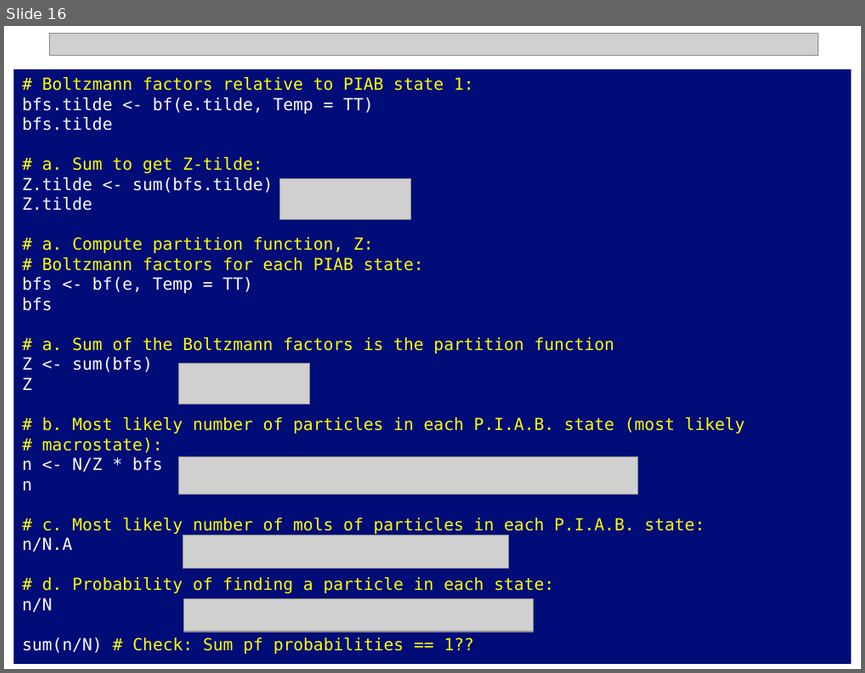
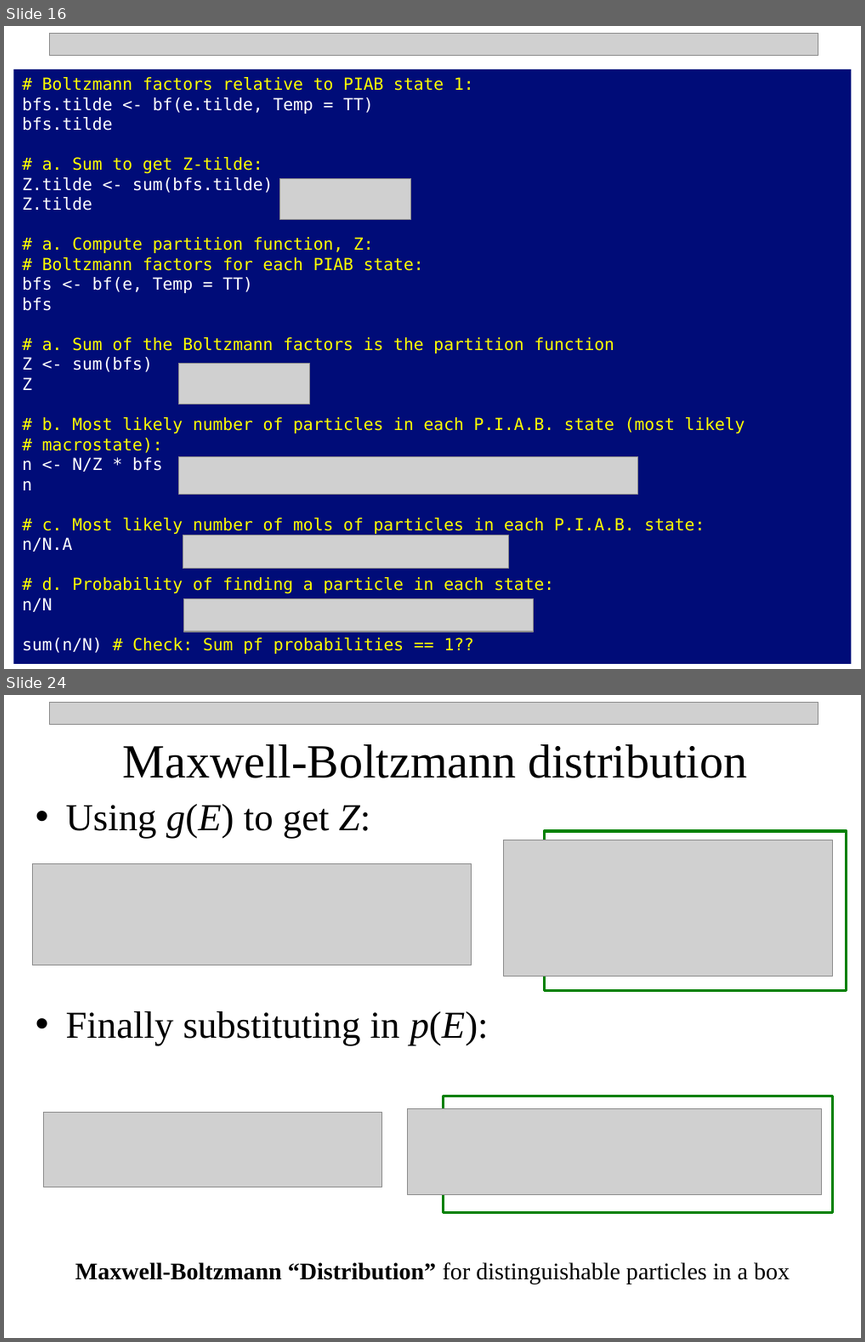
Before and after one commit to npetraco/CHE302, a slide deck: Notes/6_boltzmann.pptx. Shown one above the other, each under a label of ours: slide 16 before the commit, slides 16 and 24 after it; the slides between them are not shown. The pictures are 865x673 and 865x1342 pixels, drawn with LibreOffice and Linux fonts; fonts in the diff are those of the drawing; grey boxes stand for pictures. Boxes give left, top, right and bottom in pixels: in the first picture for what was removed or moved away, otherwise in the second. Text is boxed around its words. In the diff, an @@ line names an element or a change of style, - is before the commit and + after.

```diff
--- a/Notes/6_boltzmann.pptx
+++ b/Notes/6_boltzmann.pptx
@@ slide 24 added at box(4, 695, 861, 1338), background #FFFFFF @@
@@ picture added at box(49, 702, 818, 724) @@
@@ text added at box(123, 744, 747, 778), 40 pt, text #000000 @@
+Maxwell-Boltzmann distribution
@@ text added at box(66, 804, 370, 839), 32 pt, text #000000 @@
+• Using g(E) to get Z:
@@ picture added at box(504, 839, 833, 976) @@
@@ rectangle added at box(544, 831, 846, 991), outline #008000 2.25 pt @@
@@ picture added at box(32, 864, 471, 965) @@
@@ text added at box(66, 1011, 488, 1046), 32 pt, text #000000 @@
+• Finally substituting in p(E):
@@ rectangle added at box(443, 1095, 833, 1213), outline #008000 2.25 pt @@
@@ picture added at box(44, 1111, 382, 1187) @@
@@ picture added at box(407, 1108, 822, 1194) @@
@@ text added at box(75, 1262, 789, 1284), 20 pt, text #000000 @@
+Maxwell-Boltzmann “Distribution” for distinguishable particles in a box
```
Also in this commit, not shown: 7 slides changed, 13 other slides added.
